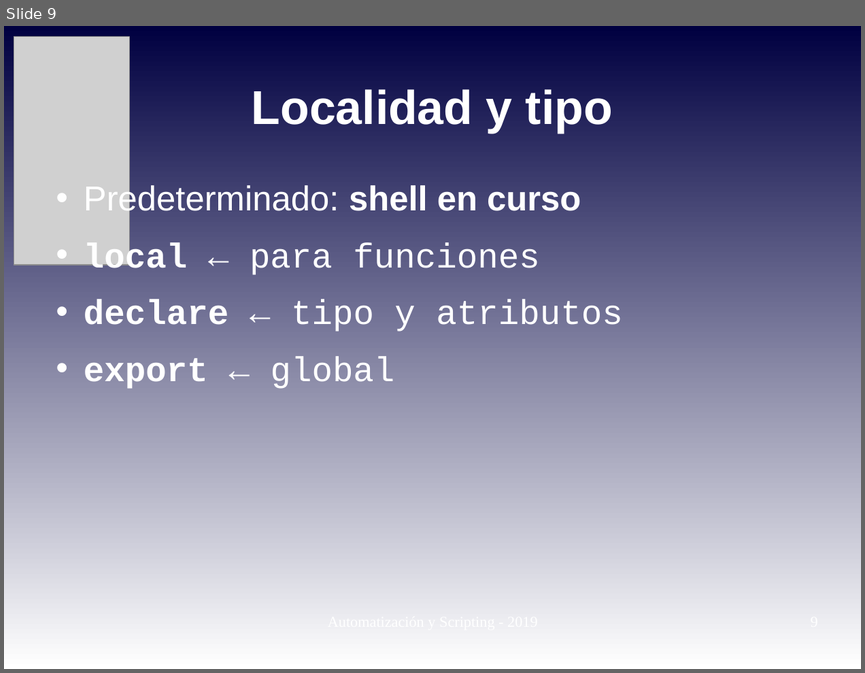
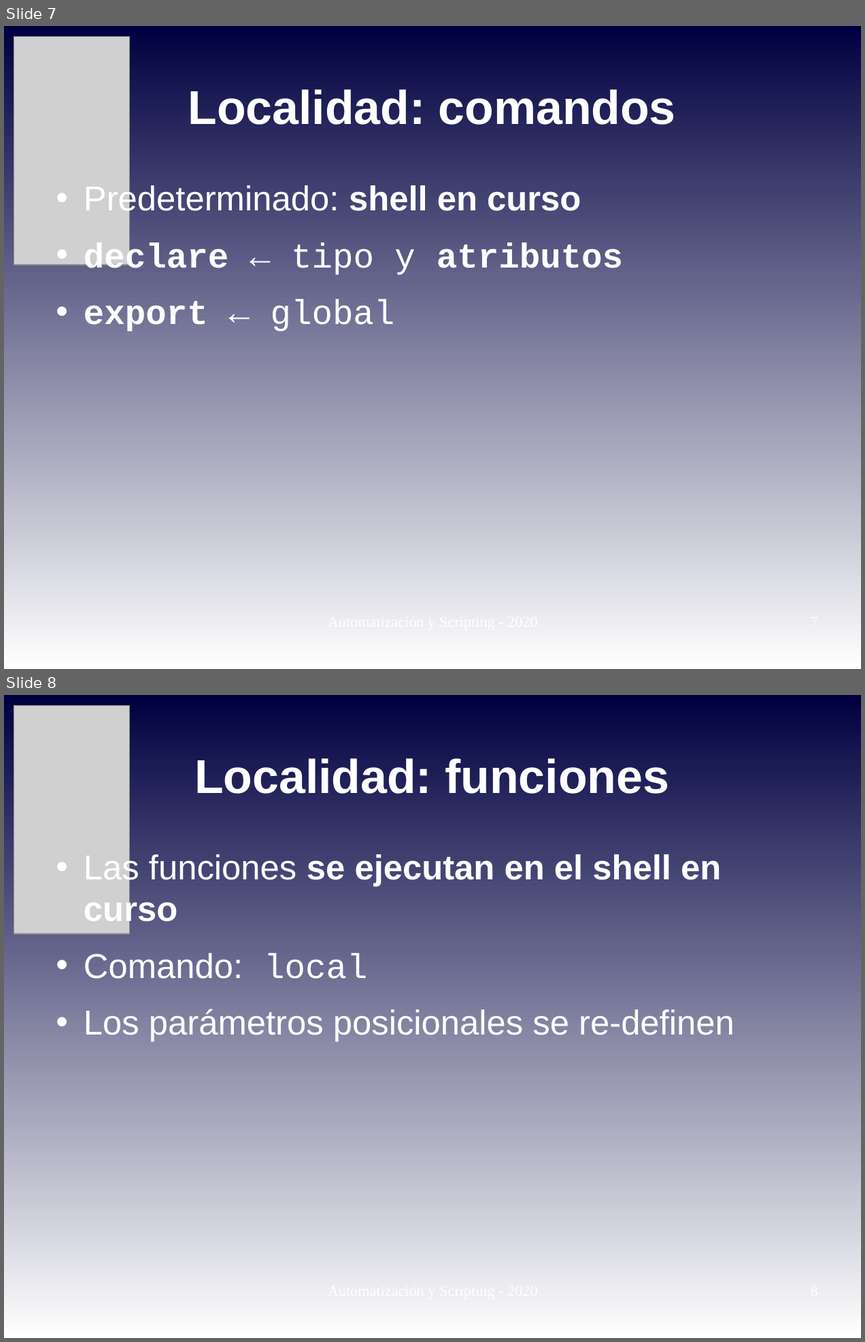
Before and after one commit to niniadcobre/-AutoyScripting, a slide deck: clases/AYS_clase03.odp. Shown one above the other, each under a label of ours: slide 9 before the commit, slides 7 and 8 after it. The pictures are 865x673 and 865x1342 pixels, drawn with LibreOffice and Linux fonts; fonts in the diff are those of the drawing; grey boxes stand for pictures. Boxes give left, top, right and bottom in pixels: in the first picture for what was removed or moved away, otherwise in the second. Text is boxed around its words. In the diff, an @@ line names an element or a change of style, - is before the commit and + after.

```diff
--- a/clases/AYS_clase03.odp
+++ b/clases/AYS_clase03.odp
@@ slide 8 added at [4,695,861,1338], background gradient #000040 to #FFFFFF @@
@@ picture added at [14,706,129,934] @@
@@ title added at [194,758,669,794], 44 pt, text #FFFFFF, bold @@
+Localidad: funciones
@@ text added at [84,852,734,1042], 32 pt, text #FFFFFF @@
+• Las funciones se ejecutan en el shell en curso
+• Comando: local
+• Los parámetros posicionales se re-definen
@@ what was slide 9 is now slide 7 @@
@@ slide 7 changed as well @@
@@ title at [188,89,676,125]: text changed @@
-Localidad y tipo
+Localidad: comandos
@@ text at [84,242,539,275]: paragraph removed @@
-• local ← para funciones
@@ text at [84,242,623,275]: bold on in "atributos" @@
```
Also in this commit, not shown: 10 other slides changed, 6 other files.
